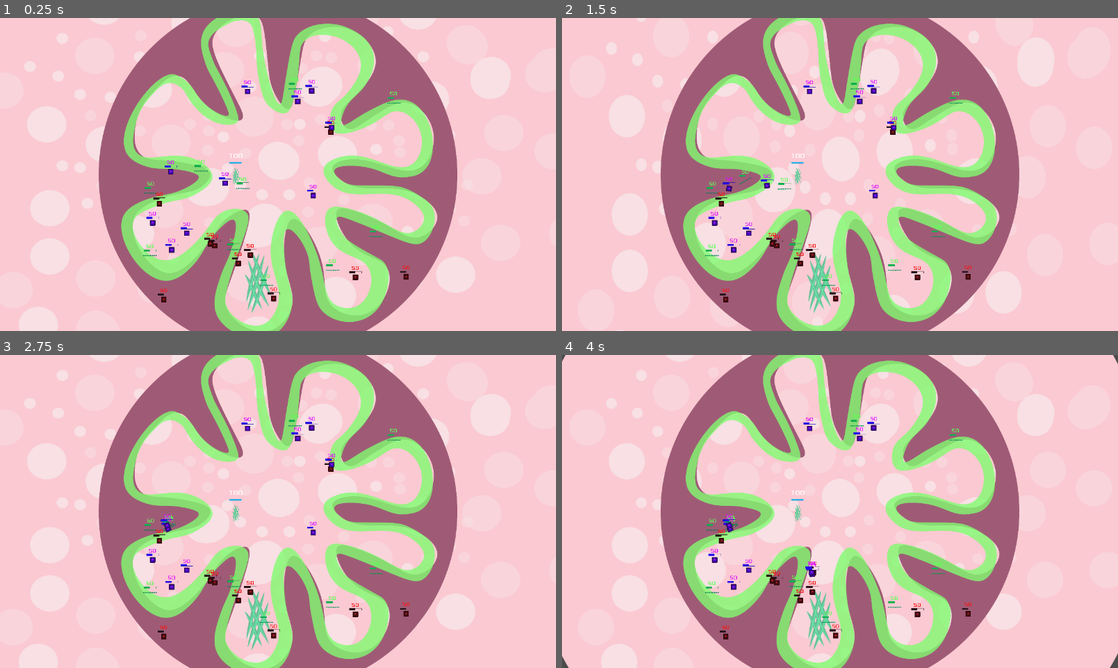
Above: before the commit, frames 1-4 (two rows, left to right).
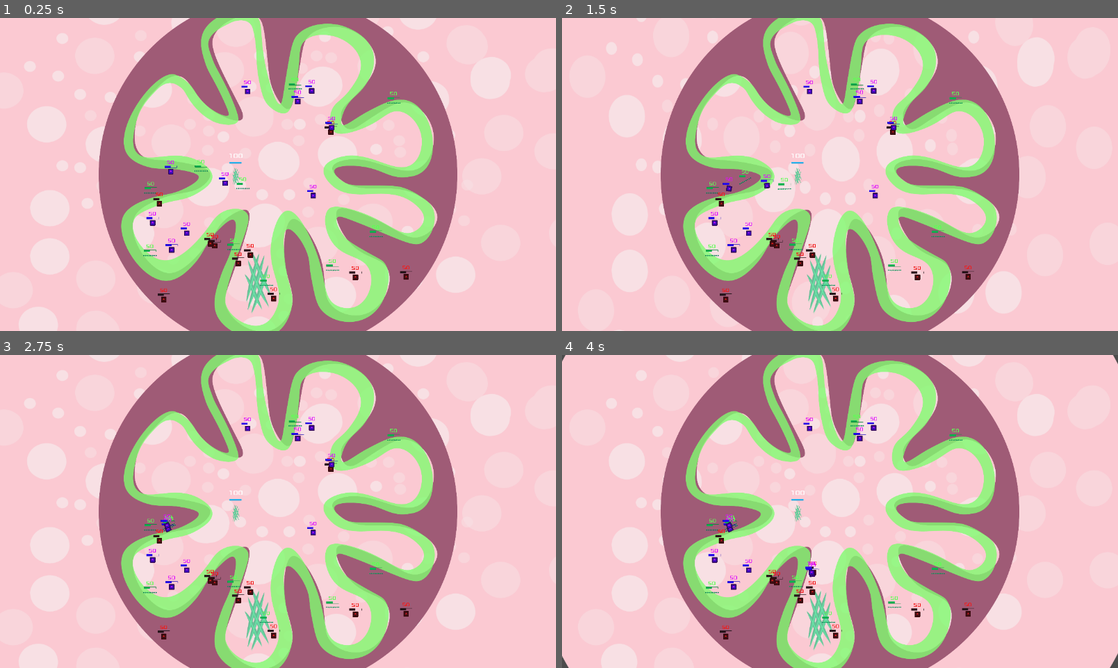
Above: after the commit, the same moments.

Repository: mihaelagrigore/Gutstuck
Game: Godot game, scene res://Sources/Levels/Level_1.tscn
Same seed, same stepped clock (60 frames per second), same inputs: the game is played once before the commit and once after it. The engine's default icon, where the game draws it, is replaced by a stand-in: a white triangle on a blue panel in a dark square.
Inputs (mouse positions are in pixels of both pictures, inside the frame that each line leads up to):
- Up to frame 1 (0.25 s): no input
- Up to frame 2 (1.5 s): move the mouse to (962, 158) at 0.52 s; press the mouse at (962, 158) at 0.53 s; move the mouse to (728, 190) at 1.27 s; release the mouse at (728, 190) at 1.28 s; right-click (728, 190) at 1.35 s
- Up to frame 3 (2.75 s): move the mouse to (333, 442) at 2.02 s; press the mouse at (333, 442) at 2.03 s
- Up to frame 4 (4 s): move the mouse to (812, 574) at 2.77 s; release the mouse at (812, 574) at 2.78 s; right-click (812, 574) at 2.85 s; move the mouse to (1006, 558) at 3.52 s; press the mouse at (1006, 558) at 3.53 s

The runs differ from the first frame. In frame 1, 0.2% of the frame differs, in the area x 25-75%, y 20-89%; in frame 2, 0.2%; in frame 3, 0.2%; in frame 4, 0.2%.

Commit message:
Modified Bacteria health bar

Diff:
--- a/Gutstuck_Project/Sources/Bacteria/Bacteria.tscn
+++ b/Gutstuck_Project/Sources/Bacteria/Bacteria.tscn
@@ -29,10 +29,10 @@
 shape = SubResource( 1 )
 
 [node name="EnergyLevel" type="TextureProgress" parent="."]
-margin_left = -72.1671
-margin_top = -70.2338
-margin_right = 117.833
-margin_bottom = -25.2338
+margin_left = -72.374
+margin_top = -65.7149
+margin_right = 117.626
+margin_bottom = -20.7149
 rect_scale = Vector2( 0.76, 0.52 )
 value = 50.0
 texture_under = ExtResource( 3 )
